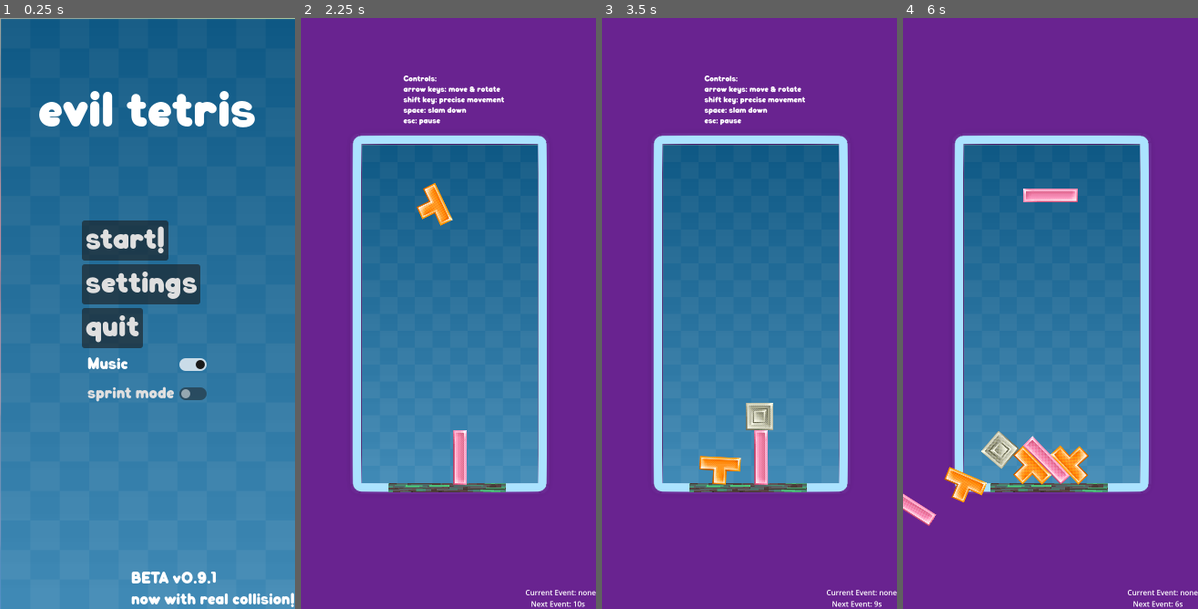
Above: before the commit, frames 1-4 (left to right).
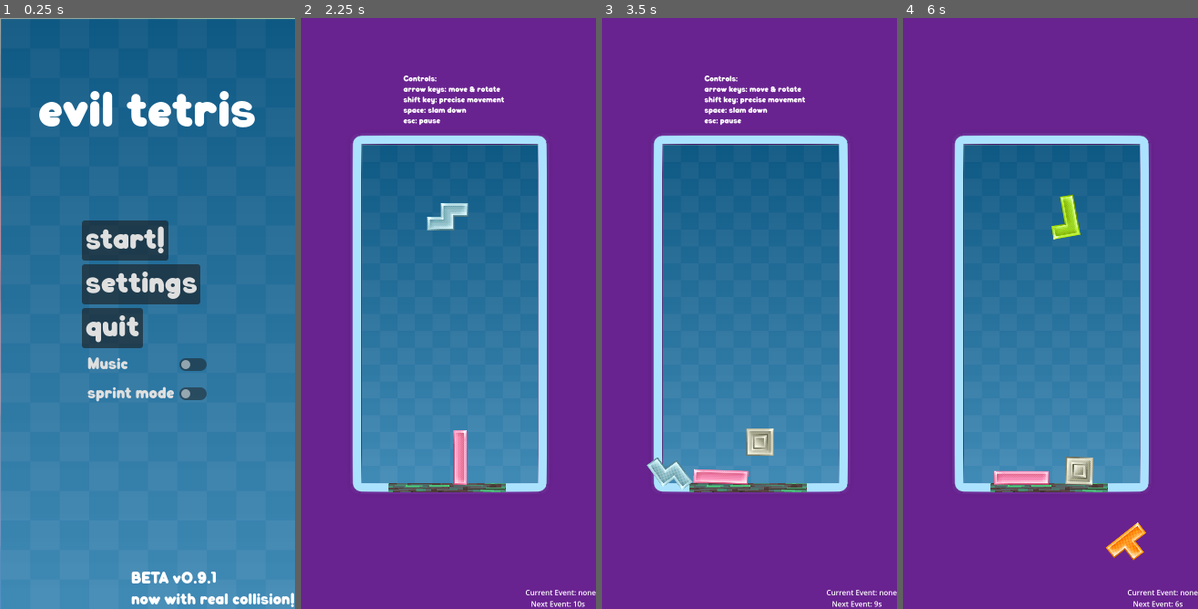
Above: after the commit, the same moments.

Repository: lpuv/evil-tetris
Game: Godot game, scene res://scenes/start_ui.tscn
Same seed, same stepped clock (60 frames per second), same inputs: the game is played once before the commit and once after it. Sound files missing from this copy of the repository are replaced by a short silence.
Inputs:
- Up to frame 1 (0.25 s): no input
- Up to frame 2 (2.25 s): click "start!" at 0.5 s; hold Right (right) 1.28-2.03 s; tap Space (space) at 1.35, 2.1 s; hold Down (down) from 2.03 s (still down)
- Up to frame 3 (3.5 s): release Down (down) at 2.78 s; hold Right (right) from 2.78 s (still down); tap Space (space) at 2.85 s
- Up to frame 4 (6 s): release Right (right) at 3.53 s; hold Up (up) 3.53-4.28 s; tap Space (space) every 0.75 s from 3.6 to 5.85 s; hold Left (left) 4.28-5.78 s; hold Down (down) from 5.78 s (still down)

The runs differ from the first frame. In frame 1, 0.3% of the frame differs, in the area x 29-71%, y 57-60%; in frame 2, 0.8%; in frame 3, 2.2%; in frame 4, 4.2%, in the area x 0-83%, y 28-92%.

Commit message:
disable music by default

Diff:
--- a/project/scenes/start_ui.tscn
+++ b/project/scenes/start_ui.tscn
@@ -60,7 +60,6 @@
 [node name="do_music" type="CheckButton" parent="MarginContainer/VBoxContainer"]
 layout_mode = 2
 theme_override_fonts/font = ExtResource("2_yxax6")
-button_pressed = true
 text = "Music"
 
 [node name="sprint_mode" type="CheckButton" parent="MarginContainer/VBoxContainer"]
--- a/project/scripts/shared.gd
+++ b/project/scripts/shared.gd
@@ -24,7 +24,7 @@
 			highest_y = piece.position.y
 	return highest_y
 
-var do_music = true
+var do_music = false
 var sprint_mode = false
 
 
Not shown, changed: project/export_presets.cfg
